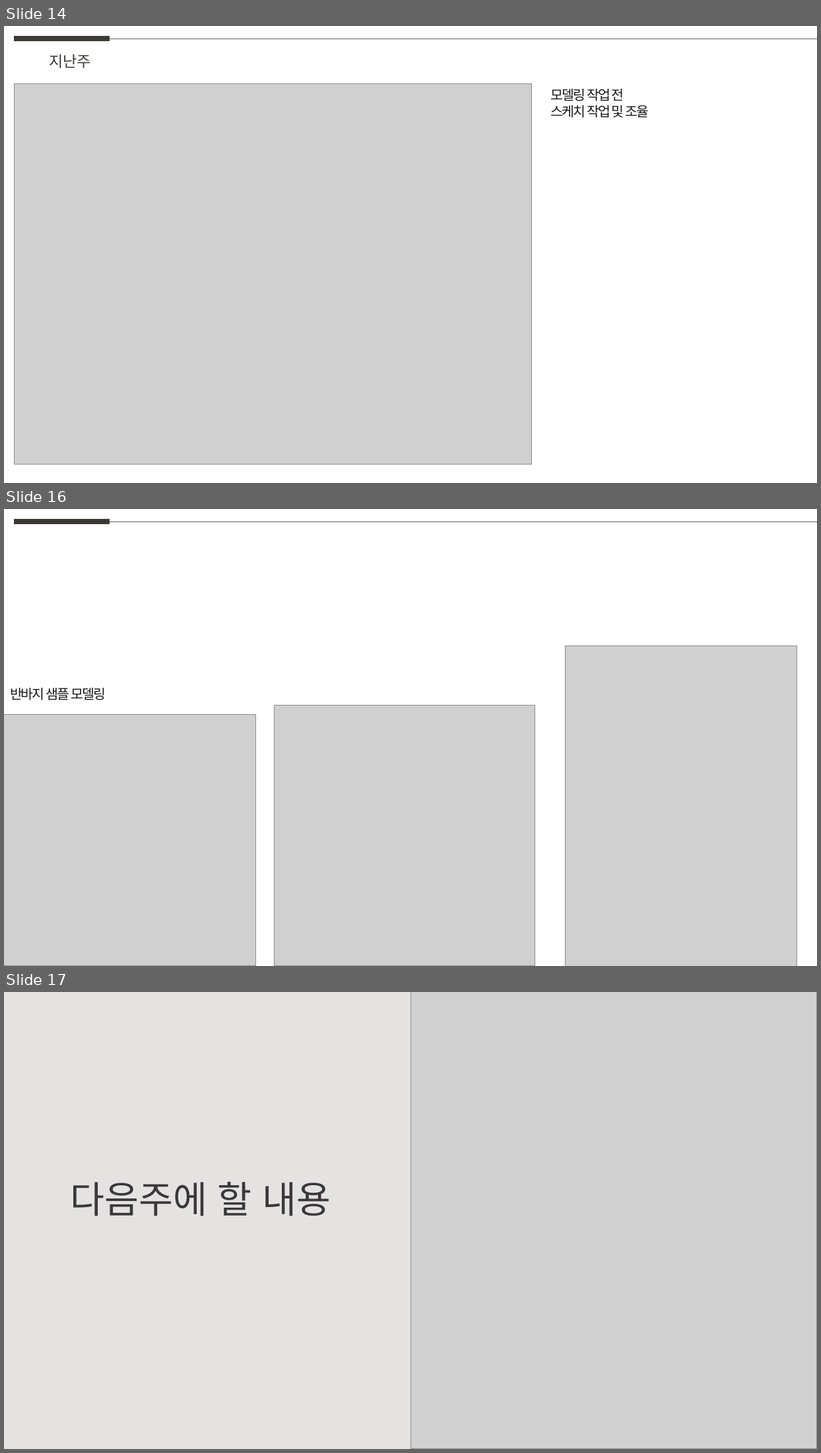
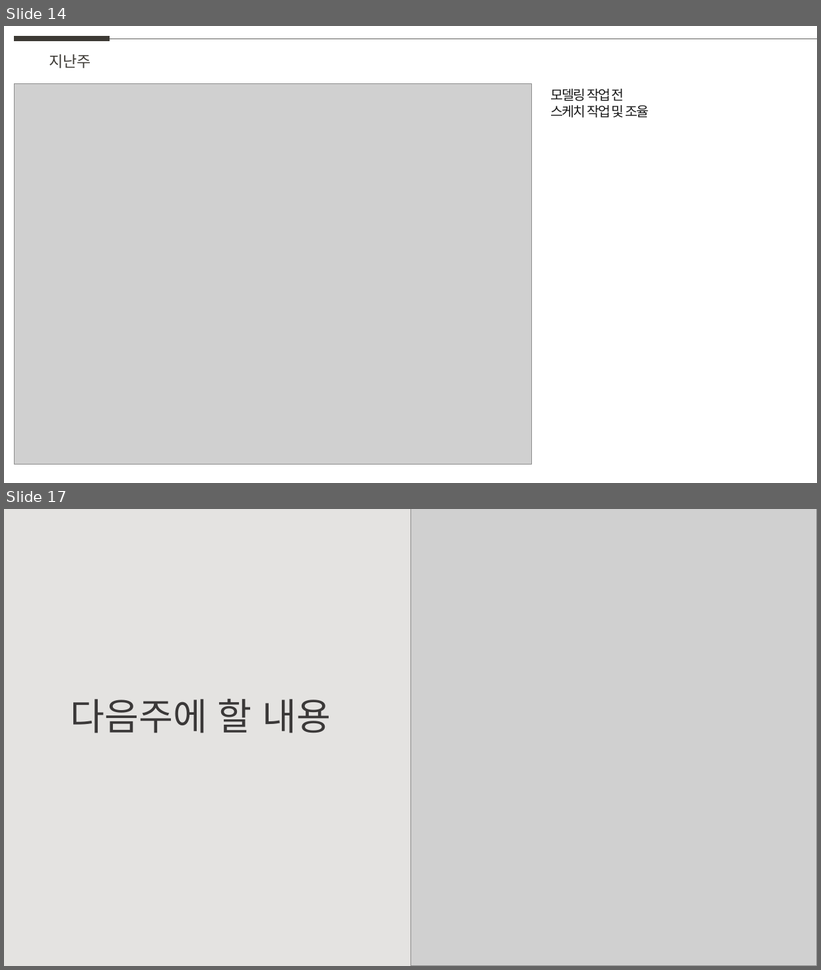
Before and after one commit to weaknessHero/Project_AvatarS, a slide deck: 발표자료/업데이트/LJJppt.pptx. Shown one above the other, each under a label of ours: slides 14, 16 and 17 before the commit, slides 14 and 17 after it; the slides between them are not shown. The pictures are 821x1453 and 821x970 pixels, drawn with LibreOffice and Linux fonts; fonts in the diff are those of the drawing; grey boxes stand for pictures. Boxes give left, top, right and bottom in pixels: in the first picture for what was removed or moved away, otherwise in the second. Text is boxed around its words. In the diff, an @@ line names an element or a change of style, - is before the commit and + after.

```diff
--- a/발표자료/업데이트/LJJppt.pptx
+++ b/발표자료/업데이트/LJJppt.pptx
@@ slide 16 removed at <box>4,509,817,966</box>, background #FFFFFF @@
@@ line removed from (15, 522) to (110, 522) @@
@@ line removed from (110, 522) to (817, 522) @@
@@ picture removed at <box>565,646,797,966</box> @@
@@ text removed at <box>10,688,106,700</box> @@
-반바지 샘플 모델링
@@ picture removed at <box>274,706,535,966</box> @@
@@ picture removed at <box>4,714,256,966</box> @@
```
Also in this commit, not shown: 1 slide changed, 1 slide added.
